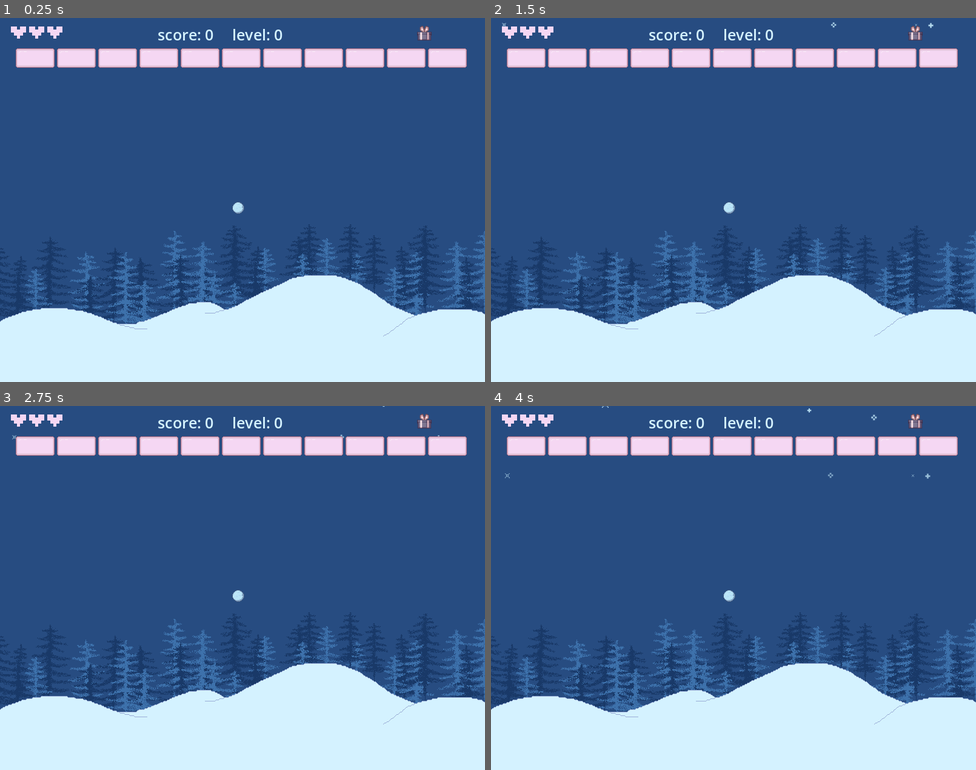
Above: before the commit, frames 1-4 (two rows, left to right).
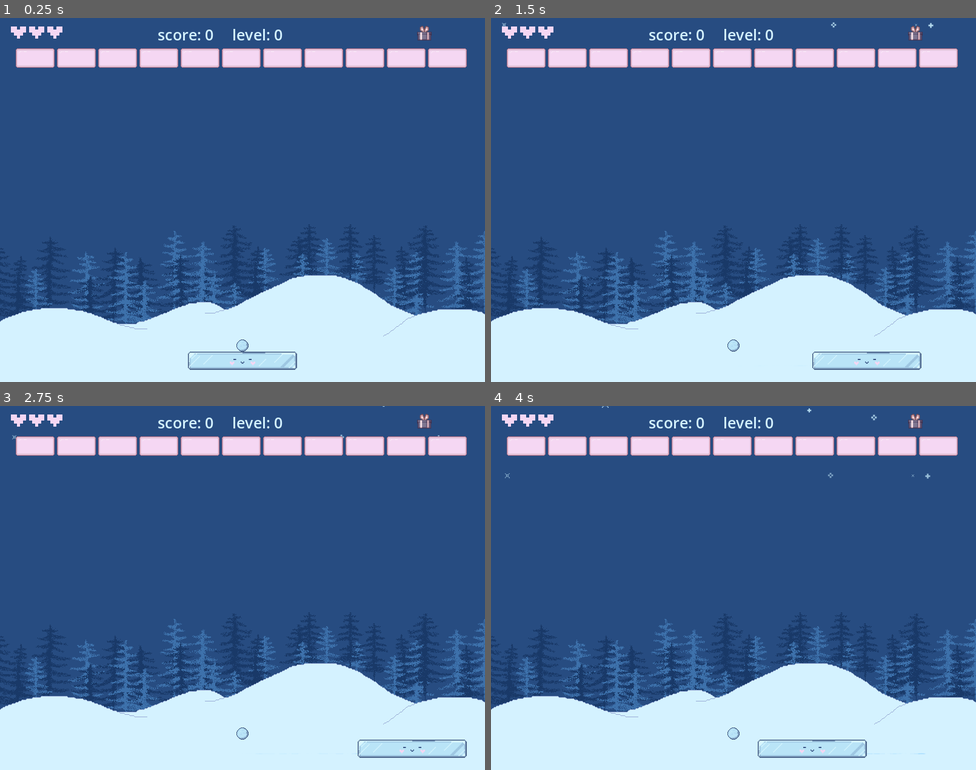
Above: after the commit, the same moments.

Repository: aysieelf/Snow-Break
Game: Godot game, scene res://levels/scenes/main_scene.tscn
Same seed, same stepped clock (60 frames per second), same inputs: the game is played once before the commit and once after it.
Inputs (mouse positions are in pixels of both pictures, inside the frame that each line leads up to):
- Up to frame 1 (0.25 s): no input
- Up to frame 2 (1.5 s): tap Enter at 0.5 s; move the mouse to (524, 58) at 0.52 s; hold Right (move_right) 0.53-1.28 s; click (524, 58) at 0.67 s; move the mouse to (568, 58) at 1.27 s; hold A (move_left) from 1.28 s (still down); click (568, 58) at 1.42 s
- Up to frame 3 (2.75 s): move the mouse to (116, 446) at 2.02 s; release A (move_left) at 2.03 s; hold Right (move_right) from 2.03 s (still down); click (116, 446) at 2.17 s
- Up to frame 4 (4 s): move the mouse to (651, 446) at 2.77 s; click (651, 446) at 2.92 s; tap Space at 3.5 s; move the mouse to (689, 446) at 3.52 s; release Right (move_right) at 3.53 s; hold A (move_left) from 3.53 s (still down); click (689, 446) at 3.67 s

The runs differ from the first frame. In frame 1, 1.1% of the frame differs, in the area x 38-62%, y 50-97%; in frame 2, 1.1%; in frame 3, 1.1%; in frame 4, 1.2%, in the area x 47-90%, y 50-97%.

Commit message:
update: gameplay.tscn

Diff:
--- a/winter-splinter/levels/scenes/gameplay/gameplay.tscn
+++ b/winter-splinter/levels/scenes/gameplay/gameplay.tscn
@@ -7,9 +7,8 @@
 [ext_resource type="Texture2D" uid="uid://bwsy835m8tj0t" path="res://assets/sprites/snowball/snowflake2.png" id="4_dg87a"]
 [ext_resource type="Texture2D" uid="uid://da2oesv0gmpma" path="res://assets/sprites/snowball/snowflake-3.png" id="5_bfog5"]
 [ext_resource type="Texture2D" uid="uid://cm66phqwr0o3e" path="res://assets/sprites/snowball/snowflake-4.png" id="6_m17t3"]
-[ext_resource type="PackedScene" uid="uid://bree7yhldvddj" path="res://levels/scenes/gameplay/paddle.tscn" id="7_xttev"]
-[ext_resource type="Script" path="res://levels/scenes/gameplay/snowball.gd" id="12_mbj8d"]
-[ext_resource type="Texture2D" uid="uid://cyonv5hn0kcac" path="res://assets/sprites/snowball/snowball.png" id="13_7l4uy"]
+[ext_resource type="PackedScene" uid="uid://cv62cdqqkibrb" path="res://levels/scenes/gameplay/snowball_char.tscn" id="7_kxhki"]
+[ext_resource type="PackedScene" uid="uid://dxmrbdrv2svn2" path="res://levels/scenes/gameplay/paddle_char.tscn" id="8_pdjix"]
 [ext_resource type="Script" path="res://levels/scenes/gameplay/bricks_container.gd" id="14_2jmph"]
 
 [sub_resource type="Gradient" id="Gradient_sieec"]
@@ -30,22 +29,6 @@
 scale_min = 0.25
 scale_max = 1.5
 color_ramp = SubResource("GradientTexture1D_5hrfe")
-
-[sub_resource type="ParticleProcessMaterial" id="ParticleProcessMaterial_r1r0j"]
-lifetime_randomness = 0.51
-particle_flag_disable_z = true
-emission_shape = 1
-emission_sphere_radius = 20.87
-spread = 28.374
-gravity = Vector3(0, 98, 0)
-
-[sub_resource type="ParticleProcessMaterial" id="ParticleProcessMaterial_vjqqm"]
-lifetime_randomness = 0.61
-particle_flag_disable_z = true
-emission_shape = 1
-emission_sphere_radius = 5.41
-spread = 28.374
-gravity = Vector3(0, 98, 0)
 
 [sub_resource type="SystemFont" id="SystemFont_5jonv"]
 font_names = PackedStringArray("Courier New")
@@ -121,35 +104,12 @@
 columns = 11
 script = ExtResource("14_2jmph")
 
-[node name="Paddle" parent="GameEntities" instance=ExtResource("7_xttev")]
+[node name="Snowball" parent="GameEntities" instance=ExtResource("7_kxhki")]
+position = Vector2(400, 540)
+
+[node name="Paddle" parent="GameEntities" instance=ExtResource("8_pdjix")]
 position = Vector2(310, 550)
-
-[node name="Snowball" type="Node2D" parent="GameEntities"]
-script = ExtResource("12_mbj8d")
-
-[node name="SnowParticle1" type="GPUParticles2D" parent="GameEntities/Snowball"]
-position = Vector2(393, 313)
-scale = Vector2(0.2, 0.2)
-amount = 3
-process_material = SubResource("ParticleProcessMaterial_r1r0j")
-texture = ExtResource("3_6apor")
-lifetime = 0.25
-randomness = 0.87
-trail_lifetime = 0.75
-
-[node name="SnowParticle2" type="GPUParticles2D" parent="GameEntities/Snowball"]
-position = Vector2(393, 313)
-scale = Vector2(0.2, 0.2)
-amount = 2
-process_material = SubResource("ParticleProcessMaterial_vjqqm")
-texture = ExtResource("4_dg87a")
-lifetime = 0.25
-randomness = 0.87
-trail_lifetime = 0.75
-
-[node name="SnowballBase" type="Sprite2D" parent="GameEntities/Snowball"]
-position = Vector2(393, 313)
-texture = ExtResource("13_7l4uy")
+scale = Vector2(0.75, 0.75)
 
 [node name="HUD" type="Node2D" parent="."]
 
Not shown: 1 places in winter-splinter/levels/scenes/gameplay/gameplay.tscn that only renumber resources
